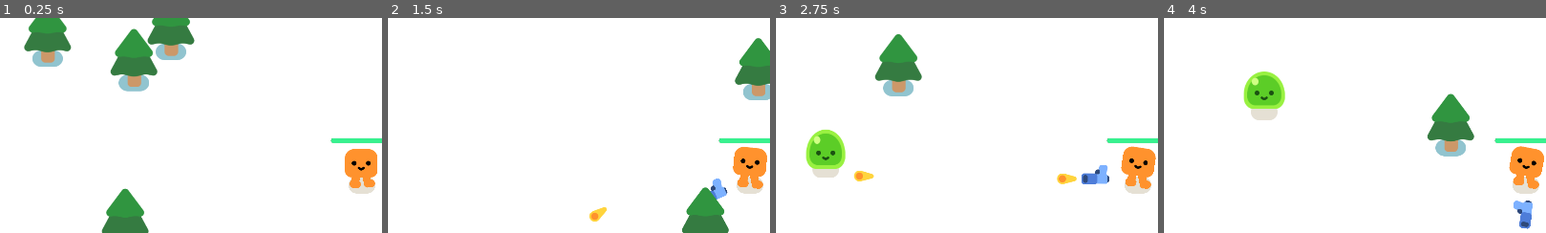
Above: before the commit, frames 1-4 (left to right).
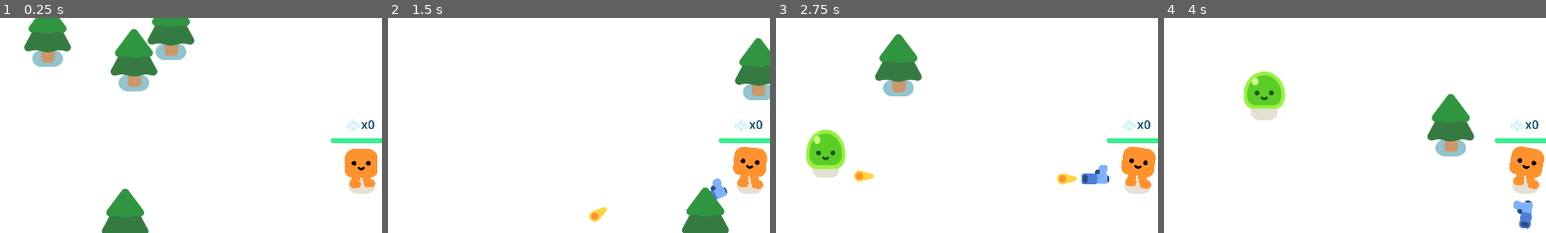
Above: after the commit, the same moments.

Repository: joszeto1/2024-game-final
Game: Godot game, scene res://survivors_game.tscn
Same seed, same stepped clock (60 frames per second), same inputs: the game is played once before the commit and once after it.
Inputs:
- Up to frame 1 (0.25 s): no input
- Up to frame 2 (1.5 s): tap Enter at 0.5 s; hold D (move_right) 0.53-1.28 s; hold S (move_down) from 1.28 s (still down)
- Up to frame 3 (2.75 s): release S (move_down) at 2.03 s; hold D (move_right) from 2.03 s (still down)
- Up to frame 4 (4 s): release D (move_right) at 2.78 s; hold W (move_up) 2.78-3.53 s; hold A (move_left) from 3.53 s (still down)
The pictures show only the part of the screen within x 3-53%, y 11-61%; the shares and areas given below are measured in that part.

The runs differ from the first frame. In frame 1, 0.1% of the frame differs, in the area x 90-98%, y 47-53%; in frame 2, 0.1%; in frame 3, 0.1%; in frame 4, 0.1%.

Commit message:
item score count

Diff:
--- a/player.gd
+++ b/player.gd
@@ -3,6 +3,7 @@
 signal health_depleted
 
 var health = 100.0
+var score_count = 0
 
 func _physics_process(delta):
 	var direction = Input.get_vector("move_left","move_right",
@@ -23,3 +24,12 @@
 		%ProgressBar.value = health
 		if health <= 0.0:
 			health_depleted.emit()
+
+
+func set_score(new_score):
+	score_count = new_score
+	get_node("UI/ScoreLabel").text = "x" + str(score_count)
+
+
+func _on_area_2d_area_entered(area):
+	set_score(score_count + 1)
--- a/player.tscn
+++ b/player.tscn
@@ -1,14 +1,18 @@
-[gd_scene load_steps=9 format=3 uid="uid://b65q1eewndvcn"]
+[gd_scene load_steps=10 format=3 uid="uid://b65q1eewndvcn"]
 
 [ext_resource type="PackedScene" uid="uid://pbmyh1qru7p" path="res://characters/happy_boo/happy_boo.tscn" id="1_p3wwh"]
 [ext_resource type="Script" path="res://player.gd" id="1_w77gb"]
 [ext_resource type="PackedScene" uid="uid://dv0q60xhkgpw5" path="res://gun.tscn" id="3_55ocy"]
+[ext_resource type="Texture2D" uid="uid://beuuhbca7o4se" path="res://snowflake.png" id="4_4rmtt"]
 
 [sub_resource type="CircleShape2D" id="CircleShape2D_bcv78"]
 radius = 30.0167
 
 [sub_resource type="CircleShape2D" id="CircleShape2D_858gk"]
 radius = 33.5261
+
+[sub_resource type="CircleShape2D" id="CircleShape2D_me8m2"]
+radius = 32.7567
 
 [sub_resource type="StyleBoxFlat" id="StyleBoxFlat_4apaa"]
 bg_color = Color(0.364706, 0.12549, 0.113725, 1)
@@ -23,9 +27,6 @@
 corner_radius_top_right = 8
 corner_radius_bottom_right = 8
 corner_radius_bottom_left = 8
-
-[sub_resource type="CircleShape2D" id="CircleShape2D_me8m2"]
-radius = 32.7567
 
 [node name="Player" type="CharacterBody2D"]
 script = ExtResource("1_w77gb")
@@ -52,7 +53,30 @@
 shape = SubResource("CircleShape2D_858gk")
 debug_color = Color(0.898039, 0.243137, 0.521569, 0.419608)
 
-[node name="ProgressBar" type="ProgressBar" parent="."]
+[node name="Area2D" type="Area2D" parent="."]
+
+[node name="CollisionShape2D" type="CollisionShape2D" parent="Area2D"]
+position = Vector2(0, -16)
+shape = SubResource("CircleShape2D_me8m2")
+debug_color = Color(0.839216, 0, 0.921569, 0.419608)
+
+[node name="UI" type="Node2D" parent="."]
+
+[node name="Sprite2D" type="Sprite2D" parent="UI"]
+position = Vector2(-20, -148)
+scale = Vector2(0.393519, 0.37037)
+texture = ExtResource("4_4rmtt")
+
+[node name="ScoreLabel" type="Label" parent="UI"]
+offset_left = -2.0
+offset_top = -174.0
+offset_right = 38.0
+offset_bottom = -132.0
+theme_override_colors/font_color = Color(0, 0.294118, 0.439216, 1)
+theme_override_font_sizes/font_size = 30
+text = "x0"
+
+[node name="ProgressBar" type="ProgressBar" parent="UI"]
 unique_name_in_owner = true
 offset_left = -78.0
 offset_top = -118.0
@@ -63,9 +87,4 @@
 value = 100.0
 show_percentage = false
 
-[node name="Area2D" type="Area2D" parent="."]
-
-[node name="CollisionShape2D" type="CollisionShape2D" parent="Area2D"]
-position = Vector2(0, -16)
-shape = SubResource("CircleShape2D_me8m2")
-debug_color = Color(0.839216, 0, 0.921569, 0.419608)
+[connection signal="area_entered" from="Area2D" to="." method="_on_area_2d_area_entered"]
Not shown: 1 places in characters/happy_boo/happy_boo.tscn that only renumber resources
